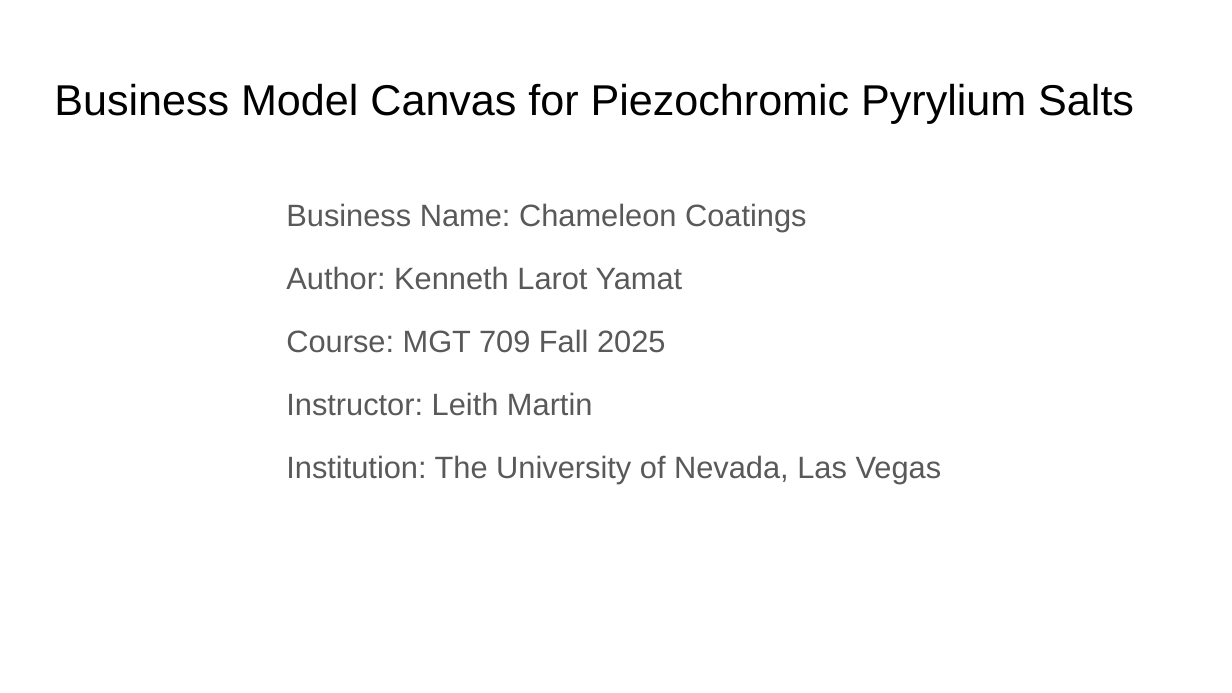
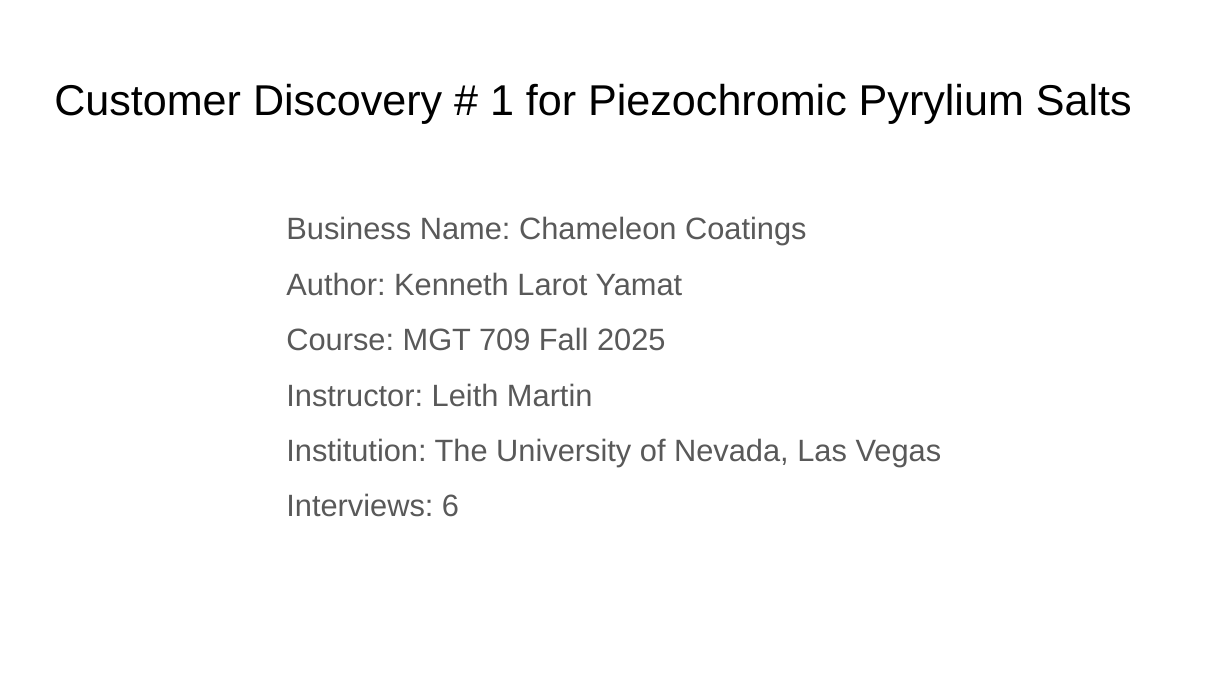
Before and after one commit to kennethlarotyamat/kennethlarotyamat.github.io, a slide deck: slide 1 of MGT 709 - Fall 2025/Customer Discovery Presentation #1, MGT 709 Fall 2025, Kenneth Larot Yamat.pptx. Drawn at 1232x693 pixels with LibreOffice and Linux fonts; fonts in the diff are those of the drawing. Boxes give left, top, right and bottom in pixels: in the first picture for what was removed or moved away, otherwise in the second. Text is boxed around its words. In the diff, an @@ line names an element or a change of style, - is before the commit and + after.

```diff
--- a/MGT 709 - Fall 2025/Customer Discovery Presentation #1, MGT 709 Fall 2025, Kenneth Larot Yamat.pptx
+++ b/MGT 709 - Fall 2025/Customer Discovery Presentation #1, MGT 709 Fall 2025, Kenneth Larot Yamat.pptx
@@ title at [54, 83, 1132, 123]: text changed @@
-Business Model Canvas for Piezochromic Pyrylium Salts
+Customer Discovery # 1 for Piezochromic Pyrylium Salts
@@ text at [286, 216, 807, 407]: line spacing 1.15 to 1.5; less space between paragraphs @@
@@ text at [286, 438, 942, 517]: text changed @@
-Institution: The University of Nevada, Las Vegas
+Institution: The University of Nevada, Las Vegas
+Interviews: 6
```
Also in this commit, not shown: 1 other slide changed, 1 other file.
